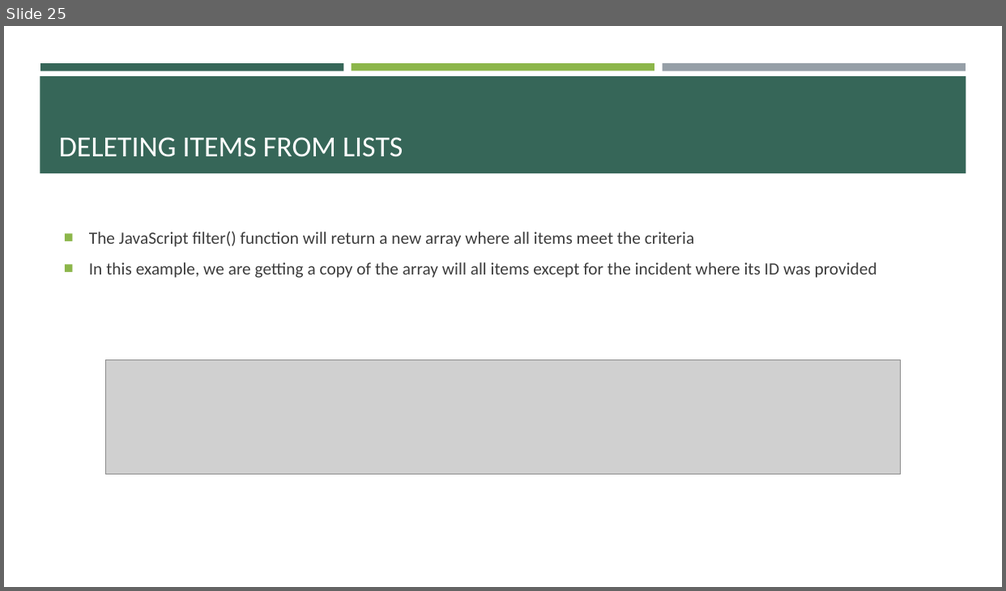
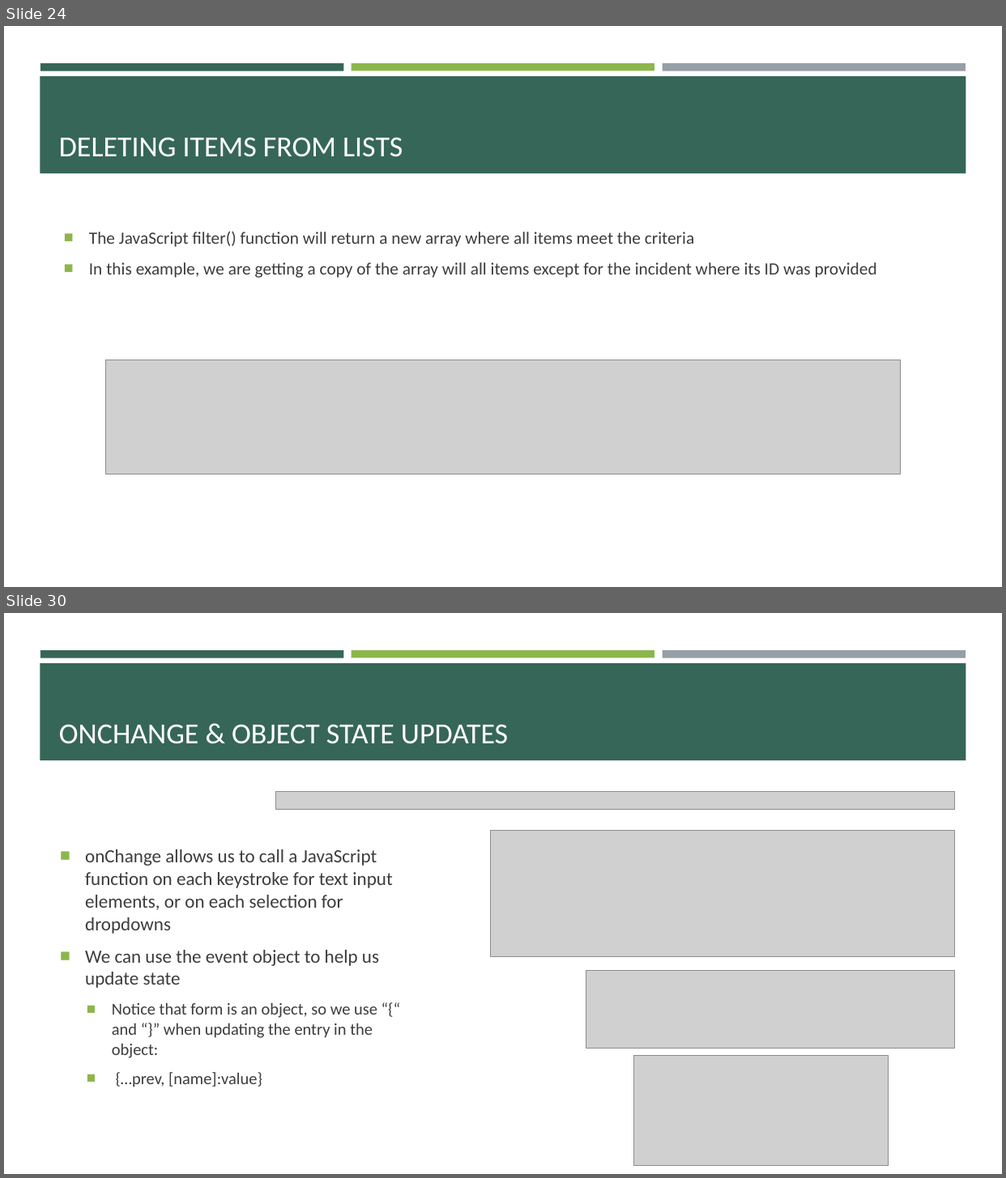
Before and after one commit to e-m-wilson/SNOW, a slide deck: Week_2/React.pptx. Shown one above the other, each under a label of ours: slide 25 before the commit, slides 24 and 30 after it; the slides between them are not shown. The pictures are 1006x591 and 1006x1178 pixels, drawn with LibreOffice and Linux fonts; fonts in the diff are those of the drawing; grey boxes stand for pictures. Boxes give left, top, right and bottom in pixels: in the first picture for what was removed or moved away, otherwise in the second. Text is boxed around its words. In the diff, an @@ line names an element or a change of style, - is before the commit and + after.

```diff
--- a/Week_2/React.pptx
+++ b/Week_2/React.pptx
@@ slide 30 added at [4, 613, 1002, 1174], background #FFFFFF; not listed: 4 template elements that a slide beside it also shows @@
@@ title added at [59, 724, 508, 744], 28 pt, text #FFFFFF @@
+ONCHANGE & OBJECT STATE UPDATES
@@ picture added at [275, 791, 954, 809] @@
@@ picture added at [491, 830, 955, 957] @@
@@ text added at [85, 850, 392, 1088], 18 pt, text #3D3D3D @@
+■ onChange allows us to call a JavaScript function on each keystroke for text input elements, or on each selection for dropdowns
+■ We can use the event object to help us update state
+  ■ Notice that form is an object, so we use “{“ and “}” when updating the entry in the object:
+  ■ {…prev, [name]:value}
@@ picture added at [586, 971, 955, 1049] @@
@@ picture added at [634, 1056, 889, 1166] @@
@@ what was slide 25 is now slide 24 @@
```
Also in this commit, not shown: 6 slides changed, 4 other slides added, 2 other files.
